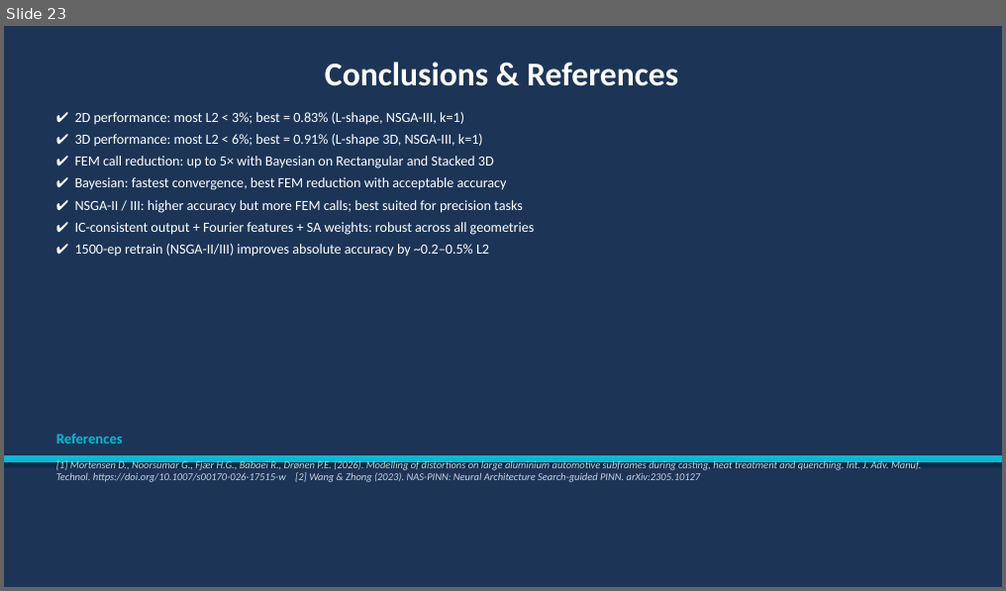
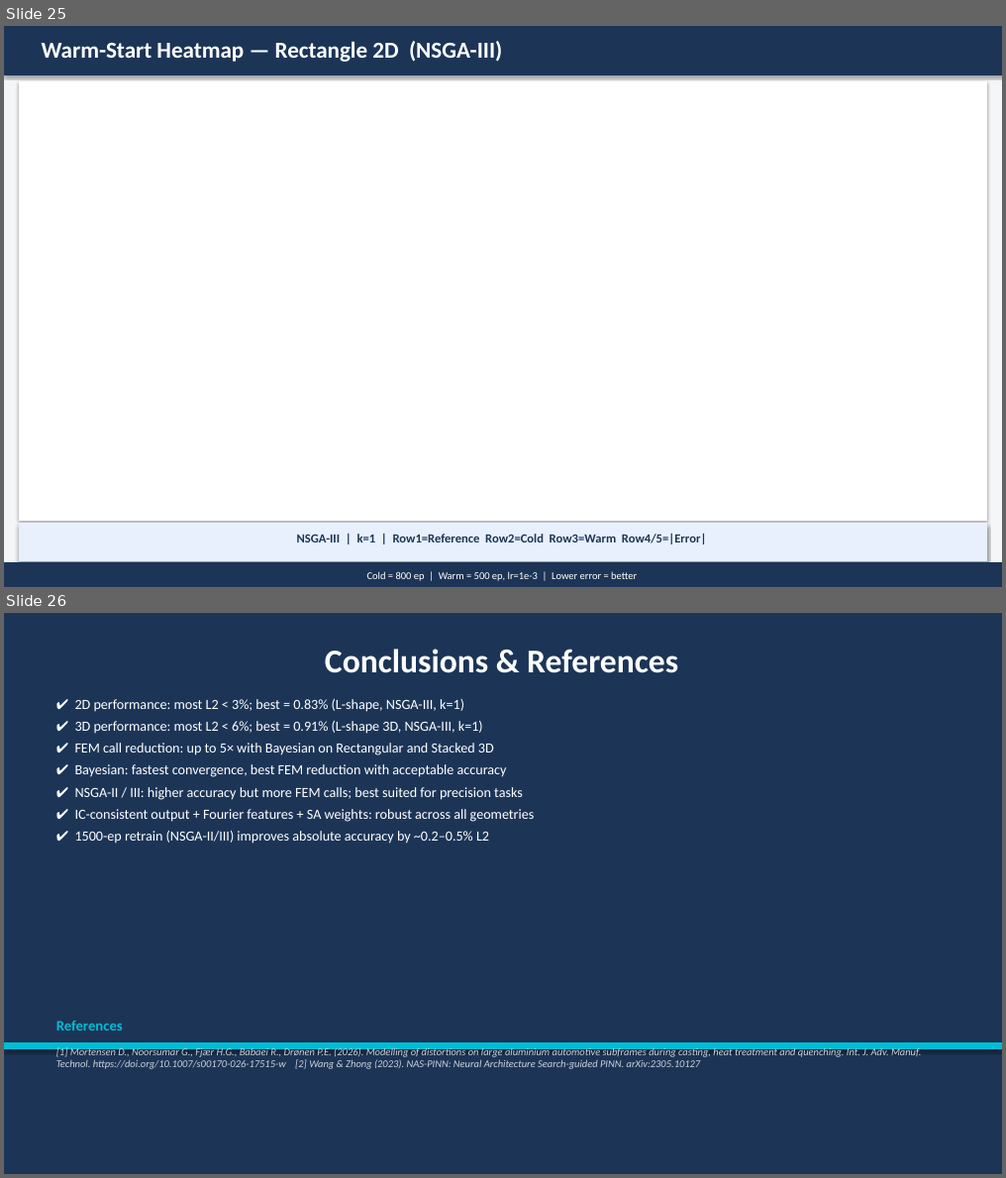
Before and after one commit to Omer8693/NAS-PINNS1, a slide deck: thermal_pinn/reports/NAS_PINN_Thermal_Quenching.pptx. Shown one above the other, each under a label of ours: slide 23 before the commit, slides 25 and 26 after it. The pictures are 1006x591 and 1006x1178 pixels, drawn with LibreOffice and Linux fonts; fonts in the diff are those of the drawing; background and template pictures are left out. Boxes give left, top, right and bottom in pixels: in the first picture for what was removed or moved away, otherwise in the second. Text is boxed around its words. In the diff, an @@ line names an element or a change of style, - is before the commit and + after.

```diff
--- a/thermal_pinn/reports/NAS_PINN_Thermal_Quenching.pptx
+++ b/thermal_pinn/reports/NAS_PINN_Thermal_Quenching.pptx
@@ slide 25 added at [4, 26, 1002, 587], background picture (left out) @@
@@ rectangle added at [4, 26, 1002, 587], fill #F4F6F8, outline #F4F6F8 0.75 pt @@
@@ rectangle added at [4, 26, 1002, 75], fill #1C3557, outline #1C3557 0.75 pt @@
@@ text added at [42, 41, 502, 62], 22 pt, text #FFFFFF, bold @@
+Warm-Start Heatmap — Rectangle 2D (NSGA-III)
@@ rectangle added at [19, 82, 987, 520], fill #FFFFFF, outline #FFFFFF 0.75 pt @@
@@ rectangle added at [19, 524, 987, 562], fill #E8F0FE, outline #E8F0FE 0.75 pt @@
@@ text added at [297, 534, 707, 545], 12 pt, text #1C3557, bold @@
+NSGA-III | k=1 | Row1=Reference Row2=Cold Row3=Warm Row4/5=|Error|
@@ rectangle added at [4, 564, 1002, 587], fill #1C3557, outline #1C3557 0.75 pt @@
@@ text added at [367, 571, 637, 581], 10 pt, text #FFFFFF @@
+Cold = 800 ep | Warm = 500 ep, lr=1e-3 | Lower error = better
@@ what was slide 23 is now slide 26 @@
```
Also in this commit, not shown: 2 other slides added, 13 other files.
